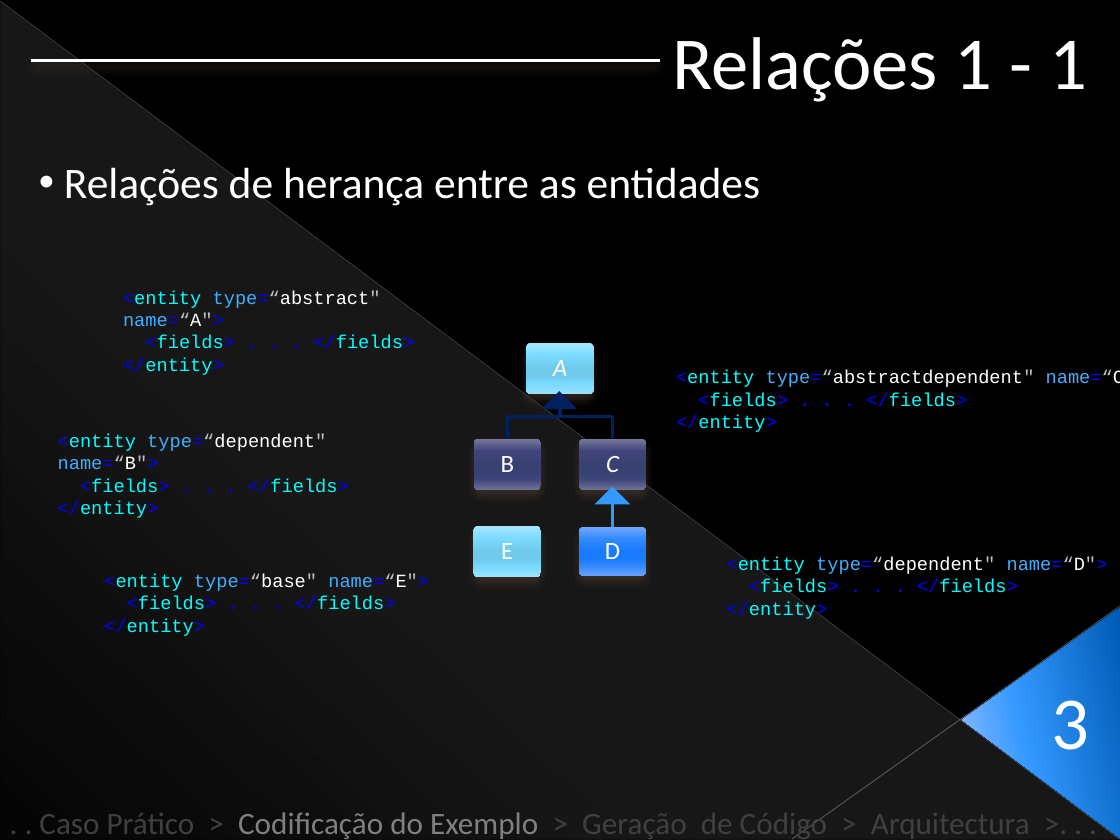
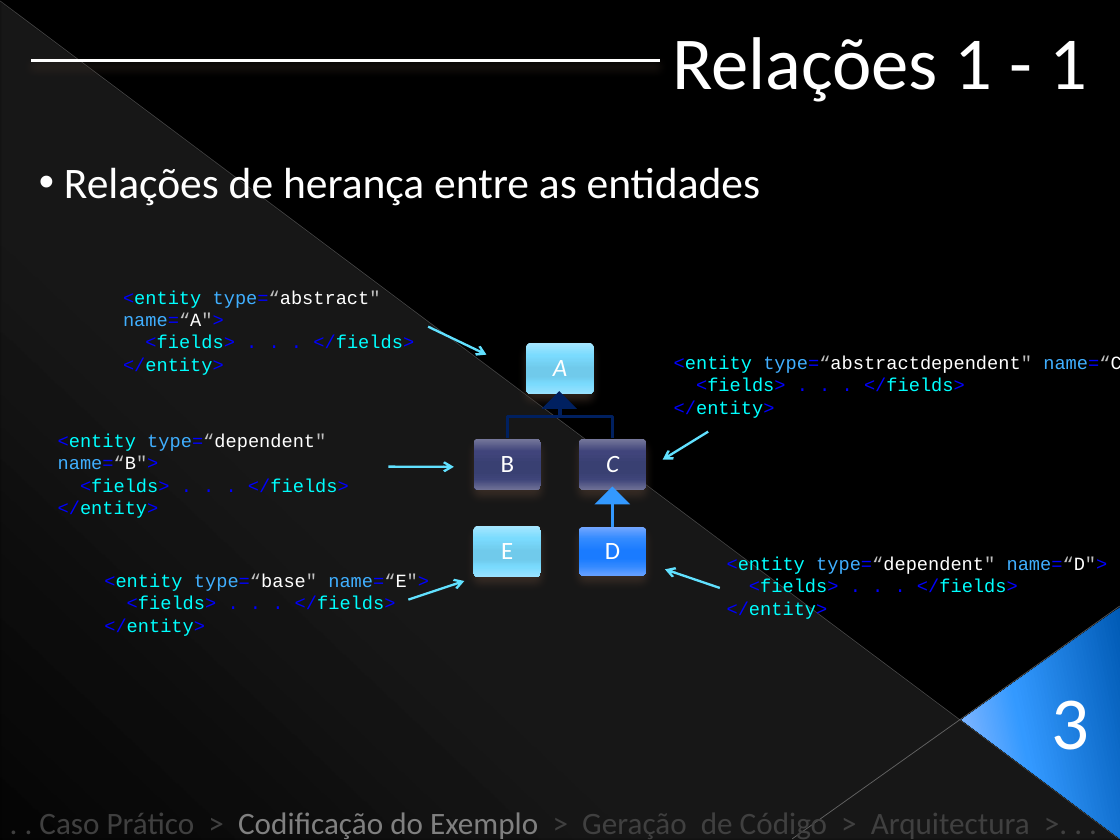
Before and after one commit to Netivski/projectoseminario, a slide deck: slide 20 of Apresentação Final/Presentation Sketch.pptx. Drawn at 1120x840 pixels with LibreOffice and Linux fonts; fonts in the diff are those of the drawing. Boxes give left, top, right and bottom in pixels: in the first picture for what was removed or moved away, otherwise in the second. Text is boxed around its words. In the diff, an @@ line names an element or a change of style, - is before the commit and + after.

```diff
--- a/Apresentação Final/Presentation Sketch.pptx
+++ b/Apresentação Final/Presentation Sketch.pptx
@@ arrow added from (428, 327) to (486, 355), #61E1FF 1.5 pt @@
@@ text "<entity type=“abstractdependent" name=“C">": place and size @@
-text "<entity type=“abstractdependent" name=“C">" at (676,370,1120,432)
+text "<entity type=“abstractdependent" name=“C">" at (674,356,1120,418)
@@ arrow added from (708, 431) to (663, 459), #61E1FF 1.5 pt @@
@@ arrow added from (389, 467) to (454, 467), #61E1FF 1.5 pt @@
@@ arrow added from (720, 588) to (665, 569), #61E1FF 1.5 pt @@
@@ arrow added from (409, 599) to (465, 581), #61E1FF 1.5 pt @@
```
Also in this commit, not shown: 7 other slides changed.
